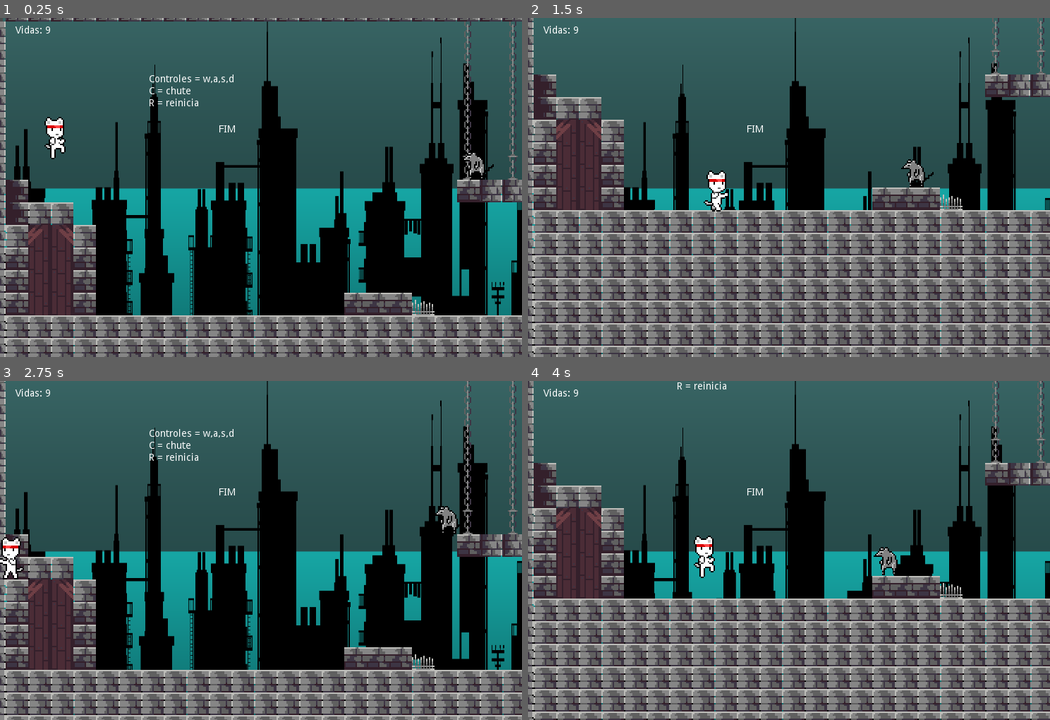
Above: before the commit, frames 1-4 (two rows, left to right).
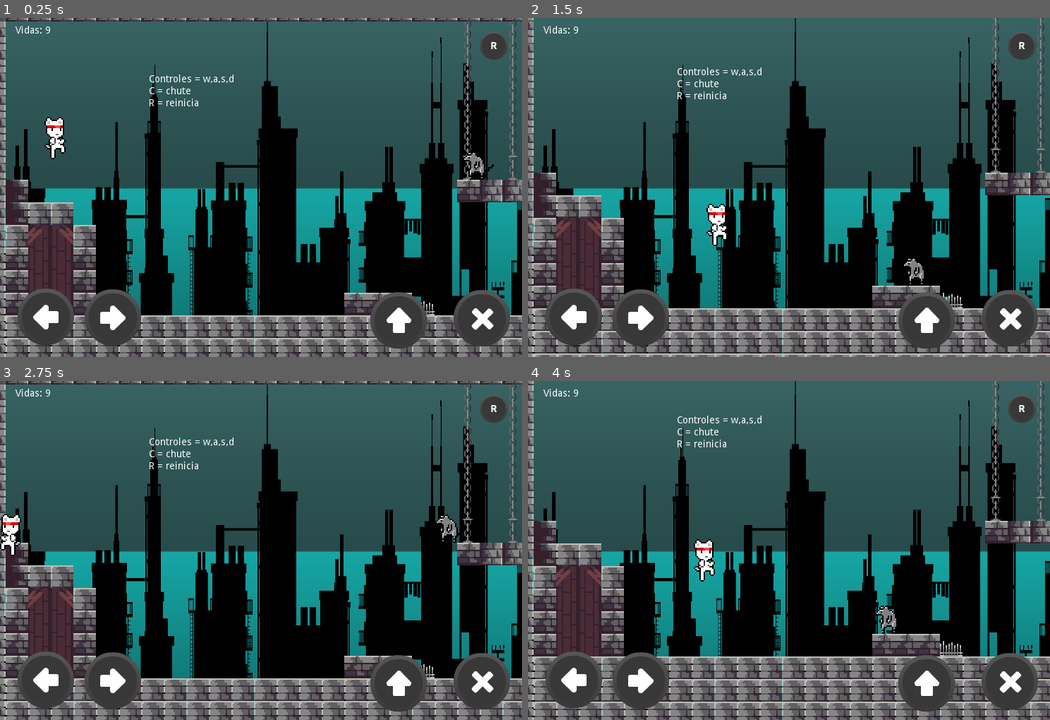
Above: after the commit, the same moments.

Repository: hexmiko/Cat_game
Game: Godot game, scene res://cenas/Game.tscn
Same seed, same stepped clock (60 frames per second), same inputs: the game is played once before the commit and once after it.
Inputs:
- Up to frame 1 (0.25 s): no input
- Up to frame 2 (1.5 s): hold Right (ui_right) from 0.53 s (still down); tap C (c) at 0.6 s; tap Up (ui_up) at 0.77, 1.07 s; tap Q (q) at 0.8, 1.35 s
- Up to frame 3 (2.75 s): tap Up (ui_up) at 1.52, 1.82, 2.3 s; tap R (r) at 1.55, 2.1 s; release Right (ui_right) at 2.03 s; hold Left (ui_left) from 2.03 s (still down)
- Up to frame 4 (4 s): release Left (ui_left) at 2.78 s; hold Right (ui_right) from 2.78 s (still down); tap Up (ui_up) at 2.85, 3.02, 3.32, 3.77 s; tap C (c) at 3.05, 3.6 s; tap Q (q) at 3.8 s

The runs differ from the first frame. In frame 1, 5.0% of the frame differs, in the area x 3-98%, y 3-98%; in frame 2, 46%, in the area x 0-100%, y 0-100%; in frame 3, 20%; in frame 4, 39%.

Commit message:
Comitei coisas que nem sei o que foi

Diff:
--- a/The legend of Cat/cenas/Cat.tscn
+++ b/The legend of Cat/cenas/Cat.tscn
@@ -1,7 +1,12 @@
-[gd_scene load_steps=33 format=2]
+[gd_scene load_steps=38 format=2]
 
 [ext_resource path="res://src/sprite/actors/sprite_base_addon_2012_12_14.png" type="Texture" id=1]
 [ext_resource path="res://classes/Cat.gd" type="Script" id=2]
+[ext_resource path="res://src/hud/shadedDark47.png" type="Texture" id=3]
+[ext_resource path="res://src/hud/shadedDark26.png" type="Texture" id=4]
+[ext_resource path="res://src/hud/shadedDark24.png" type="Texture" id=5]
+[ext_resource path="res://src/hud/shadedDark25.png" type="Texture" id=6]
+[ext_resource path="res://src/hud/shadedDark41.png" type="Texture" id=7]
 
 [sub_resource type="RectangleShape2D" id=1]
 extents = Vector2( 4, 14 )
@@ -204,7 +209,7 @@
 [node name="sprite_base_addon_2012_12_14" type="Sprite" parent="."]
 texture = ExtResource( 1 )
 region_enabled = true
-region_rect = Rect2( 149, 25, 18, 29 )
+region_rect = Rect2( 21, 25, 18, 29 )
 
 [node name="AnimationPlayer" type="AnimationPlayer" parent="."]
 anims/andando = SubResource( 2 )
@@ -232,6 +237,7 @@
 drag_margin_right = 0.0
 
 [node name="CanvasLayer" type="CanvasLayer" parent="Camera2D"]
+layer = 5
 
 [node name="Label" type="Label" parent="Camera2D/CanvasLayer"]
 margin_left = -14.0
@@ -245,17 +251,26 @@
 "_edit_use_anchors_": false
 }
 
-[node name="Label2" type="Label" parent="Camera2D/CanvasLayer"]
-margin_left = 310.0
-margin_top = 151.0
-margin_right = 350.0
-margin_bottom = 165.0
-text = "fim"
-clip_text = true
-uppercase = true
-__meta__ = {
-"_edit_use_anchors_": false
-}
+[node name="direita" type="TouchScreenButton" parent="Camera2D/CanvasLayer"]
+position = Vector2( 120.318, 384.281 )
+normal = ExtResource( 6 )
+
+[node name="esquerda" type="TouchScreenButton" parent="Camera2D/CanvasLayer"]
+position = Vector2( 24.5547, 383.054 )
+normal = ExtResource( 5 )
+
+[node name="pulo" type="TouchScreenButton" parent="Camera2D/CanvasLayer"]
+position = Vector2( 525.471, 387.512 )
+normal = ExtResource( 4 )
+
+[node name="chute" type="TouchScreenButton" parent="Camera2D/CanvasLayer"]
+position = Vector2( 643.399, 384.928 )
+normal = ExtResource( 3 )
+
+[node name="restart" type="TouchScreenButton" parent="Camera2D/CanvasLayer"]
+position = Vector2( 680.379, 19.3389 )
+scale = Vector2( 0.5, 0.5 )
+normal = ExtResource( 7 )
 
 [node name="detectorRatos" type="Area2D" parent="."]
 collision_layer = 2
@@ -271,4 +286,13 @@
 position = Vector2( 12, 0 )
 shape = SubResource( 30 )
 disabled = true
+[connection signal="pressed" from="Camera2D/CanvasLayer/direita" to="." method="_on_direita_pressed"]
+[connection signal="released" from="Camera2D/CanvasLayer/direita" to="." method="_on_direita_released"]
+[connection signal="pressed" from="Camera2D/CanvasLayer/esquerda" to="." method="_on_esquerda_pressed"]
+[connection signal="released" from="Camera2D/CanvasLayer/esquerda" to="." method="_on_esquerda_released"]
+[connection signal="pressed" from="Camera2D/CanvasLayer/pulo" to="." method="_on_pulo_pressed"]
+[connection signal="released" from="Camera2D/CanvasLayer/pulo" to="." method="_on_pulo_released"]
+[connection signal="pressed" from="Camera2D/CanvasLayer/chute" to="." method="_on_chute_pressed"]
+[connection signal="released" from="Camera2D/CanvasLayer/chute" to="." method="_on_chute_released"]
+[connection signal="pressed" from="Camera2D/CanvasLayer/restart" to="." method="_on_restart_pressed"]
 [connection signal="body_entered" from="detectorRatos" to="." method="_on_detectorRatos_body_entered"]
--- a/The legend of Cat/cenas/Game.gd
+++ b/The legend of Cat/cenas/Game.gd
@@ -3,8 +3,6 @@
 onready var music_principal = $principal
 onready var music_boss = $boss
 onready var music_entrefase = $entrefase
-
-
 
 
 func _ready() -> void:
--- a/The legend of Cat/classes/Cat.gd
+++ b/The legend of Cat/classes/Cat.gd
@@ -5,7 +5,11 @@
 onready var camera = $Camera2D
 
 var morreu = false
-
+var direita:bool
+var esquerda:bool
+var pulo:bool
+var chute:bool
+var restart:bool
 
 
 func _physics_process(delta: float) -> void:
@@ -24,9 +28,9 @@
 
 func calc_direcao() -> Vector2:
 	return Vector2( # É basicamente uma seta dizendo pra onde se mover
-		Input.get_action_strength("ui_right") -
+		Input.get_action_strength("ui_right")-
 		Input.get_action_strength('ui_left'),
-		-1.0 if Input.is_action_just_pressed("ui_up") and
+		-1.0 if Input.is_action_just_pressed("ui_up") or pulo and
 		 is_on_floor() else 0.0
 	)
 
@@ -37,6 +41,10 @@
 		speed: Vector2,
 		is_jump_interrumped: bool
 	) -> Vector2:
+	if esquerda:
+		direction.x = -1
+	elif direita:
+		direction.x = 1
 	var out: = linear_velocity
 	out.x = speed.x * direction.x
 	if out.x < 0:
@@ -59,7 +67,7 @@
 		state.travel("andando")
 	else:
 		state.travel("parado")
-	if Input.is_action_just_pressed("c"):
+	if Input.is_action_just_pressed("c") or chute:
 		state.travel("chute_alto")
 	if not is_on_floor():
 		state.travel("pulo")
@@ -81,3 +89,38 @@
 		$AnimationPlayer.play("dano")
 		life -= 1
 		$Camera2D/CanvasLayer/Label.text = "Vidas: %d" % life
+
+
+func _input(event: InputEvent) -> void:
+	if restart:
+		restart = false
+		get_tree().reload_current_scene()
+		pass
+
+func _on_direita_pressed() -> void:
+	direita = true
+
+func _on_esquerda_pressed() -> void:
+	esquerda = true
+
+func _on_pulo_pressed() -> void:
+	pulo = true
+
+func _on_chute_pressed() -> void:
+	chute = true
+
+func _on_chute_released() -> void:
+	chute = false
+
+func _on_pulo_released() -> void:
+	pulo = false
+
+func _on_esquerda_released() -> void:
+	esquerda = false
+
+func _on_direita_released() -> void:
+	direita = false
+
+
+func _on_restart_pressed() -> void:
+	restart = true
--- a/The legend of Cat/project.godot
+++ b/The legend of Cat/project.godot
@@ -28,6 +28,7 @@
 
 window/size/width=740
 window/size/height=480
+window/handheld/orientation="portrait"
 window/stretch/mode="2d"
 window/stretch/aspect="expand"
 
@@ -77,6 +78,10 @@
  ]
 }
 
+[input_devices]
+
+pointing/emulate_touch_from_mouse=true
+
 [layer_names]
 
 2d_physics/layer_1="mundo"
Not shown, changed: The legend of Cat/export_presets.cfg
Binary file added: The legend of Cat/src/hud/shadedDark24.png
Not shown, added: The legend of Cat/src/hud/shadedDark24.png.import
Binary file added: The legend of Cat/src/hud/shadedDark25.png
Not shown, added: The legend of Cat/src/hud/shadedDark25.png.import
Binary file added: The legend of Cat/src/hud/shadedDark26.png
Not shown, added: The legend of Cat/src/hud/shadedDark26.png.import
Binary file added: The legend of Cat/src/hud/shadedDark41.png
Not shown, added: The legend of Cat/src/hud/shadedDark41.png.import
Binary file added: The legend of Cat/src/hud/shadedDark47.png
Not shown, added: The legend of Cat/src/hud/shadedDark47.png.import
